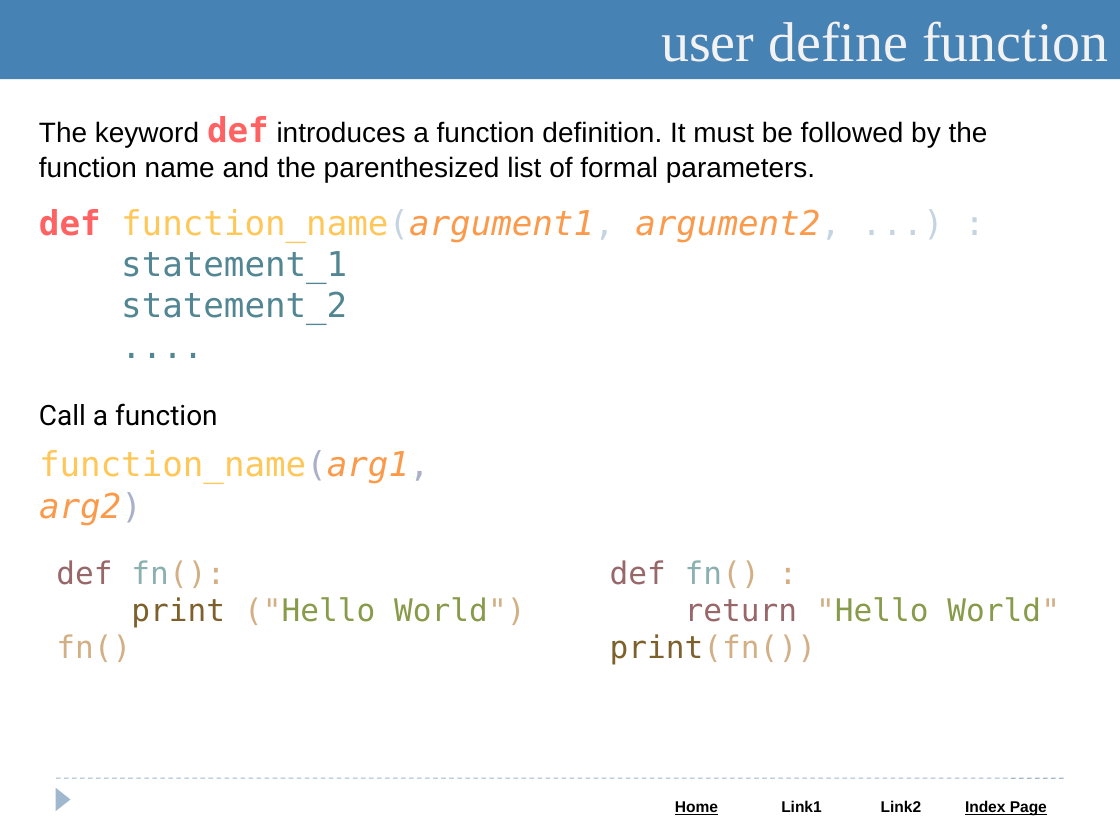
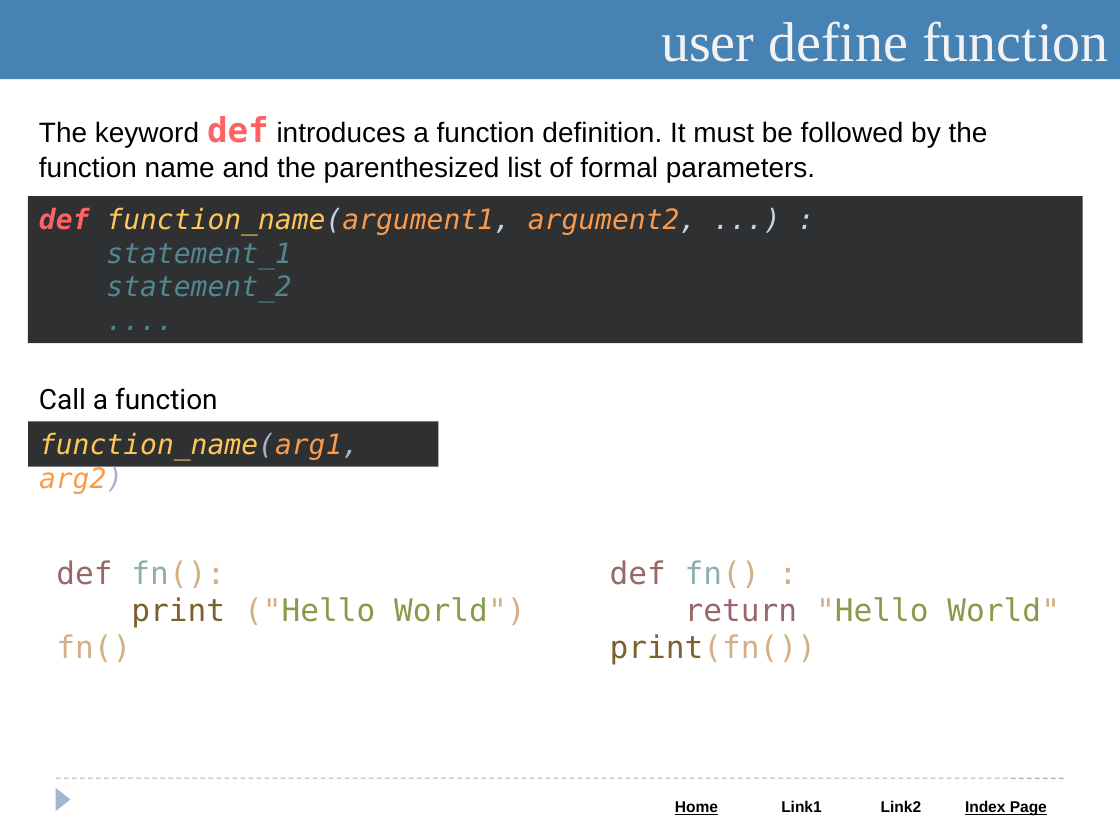
Before and after one commit to Saleel-Bagde-drive/Python-and-Web-PPTs, a slide deck: slide 43 of Python.pptx (slide 38 before the commit). Drawn at 1120x840 pixels with LibreOffice and Linux fonts; fonts in the diff are those of the drawing. Boxes give left, top, right and bottom in pixels: in the first picture for what was removed or moved away, otherwise in the second. Text is boxed around its words. In the diff, an @@ line names an element or a change of style, - is before the commit and + after.

```diff
--- a/Python.pptx
+++ b/Python.pptx
@@ rectangle "def function_name(argument1, argument2, ...) :": place and size @@
-rectangle "def function_name(argument1, argument2, ...) :" at bbox=[39, 209, 841, 325]
+rectangle "def function_name(argument1, argument2, ...) :" at bbox=[28, 196, 1083, 343]
@@ rectangle "def function_name(argument1, argument2, ...) :" at bbox=[28, 196, 1083, 343]: size 22 to 18 pt; italic on in "def function_name(argument1, argument2, ...) :", "statement_1", "statement_2", "...."; fill none to #2E3032 @@
@@ text "Call a function": place and size @@
-text "Call a function" at bbox=[39, 403, 218, 426]
+text "Call a function" at bbox=[39, 387, 218, 410]
@@ rectangle "function_name(arg1, arg2)": place and size @@
-rectangle "function_name(arg1, arg2)" at bbox=[39, 450, 430, 525]
+rectangle "function_name(arg1, arg2)" at bbox=[28, 421, 438, 466]
@@ rectangle "function_name(arg1, arg2)" at bbox=[28, 421, 438, 466]: size 22 to 18 pt; italic on in "function_name(arg1, arg2)"; fill none to #2E3032 @@
```
Also in this commit, not shown: 19 other slides changed, 5 slides added.
